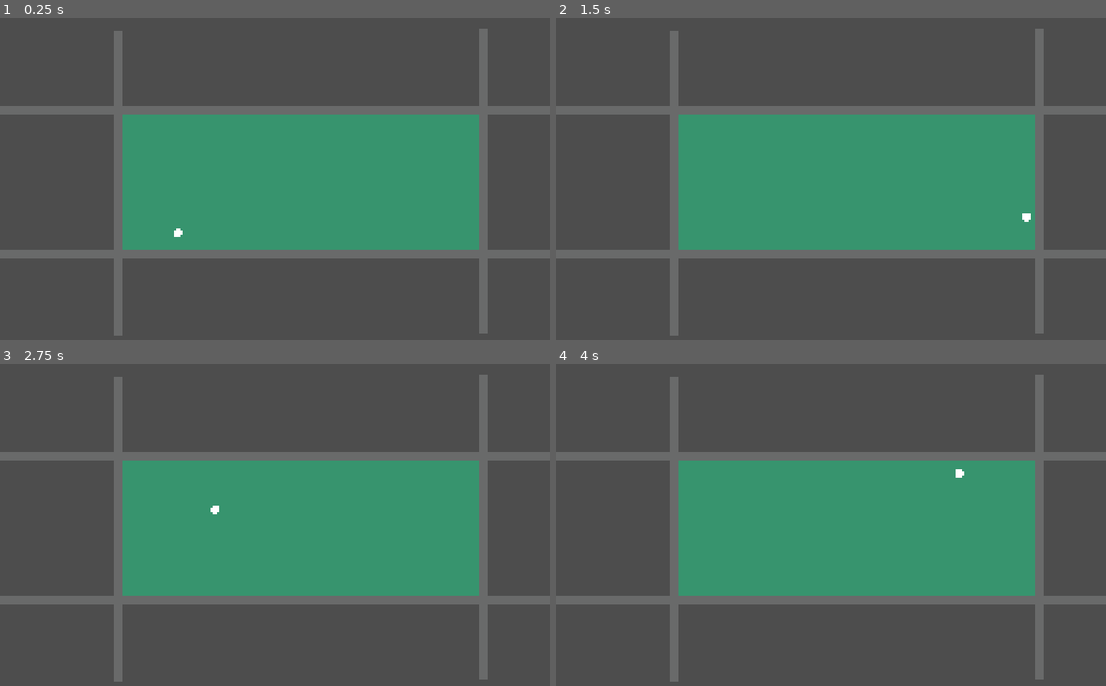
Above: before the commit, frames 1-4 (two rows, left to right).
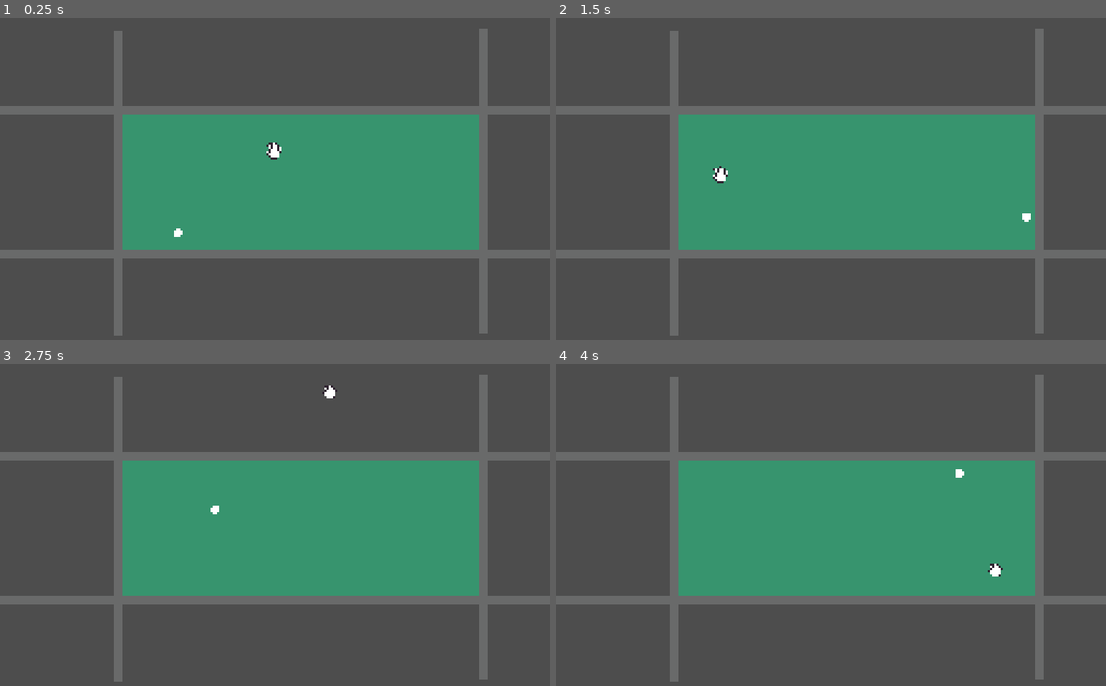
Above: after the commit, the same moments.

Repository: lognasmeow/hole-in-one
Game: Godot game, scene res://Maps/testArea.tscn
The game is run twice, just before and just after one commit, with the same random seed, the same clock (stepped at 60 frames per second) and the same inputs.
Inputs (mouse positions are in pixels of both pictures, inside the frame that each line leads up to):
- Up to frame 1 (0.25 s): no input
- Up to frame 2 (1.5 s): tap Enter at 0.5 s; move the mouse to (952, 127) at 0.52 s; press the mouse at (952, 127) at 0.53 s; tap Space at 1.25 s; move the mouse to (721, 175) at 1.27 s; release the mouse at (721, 175) at 1.28 s; click (721, 175) at 1.35 s
- Up to frame 3 (2.75 s): tap Enter at 2 s; move the mouse to (330, 389) at 2.02 s; press the mouse at (330, 389) at 2.03 s
- Up to frame 4 (4 s): tap Space at 2.75 s; move the mouse to (803, 592) at 2.77 s; release the mouse at (803, 592) at 2.78 s; click (803, 592) at 2.85 s; move the mouse to (996, 570) at 3.52 s; press the mouse at (996, 570) at 3.53 s

The runs differ from the first frame. In frame 1, 0.1% of the frame differs, in the area x 48-52%, y 38-44%; in frame 2, 0.1%; in frame 3, less than 0.1%; in frame 4, less than 0.1%.

Commit message:
back to mouse controls

Diff:
--- a/hole-in-one/Assets/Objects/Course Components/Wall/wall.tscn
+++ b/hole-in-one/Assets/Objects/Course Components/Wall/wall.tscn
@@ -8,6 +8,7 @@
 [node name="Wall" type="StaticBody2D"]
 
 [node name="Sprite2D" type="Sprite2D" parent="."]
+z_index = 1
 scale = Vector2(2, 2)
 texture = ExtResource("1_tu3u3")
 
--- a/hole-in-one/Assets/Objects/Cursor/cursor.tscn
+++ b/hole-in-one/Assets/Objects/Cursor/cursor.tscn
@@ -4,5 +4,7 @@
 [ext_resource type="Script" uid="uid://8yb2nddpsvot" path="res://Assets/Objects/Cursor/cursor.gd" id="2_i1ywj"]
 
 [node name="cursor" type="Sprite2D"]
+z_index = 999
+scale = Vector2(0.25, 0.25)
 texture = ExtResource("1_gw1i7")
 script = ExtResource("2_i1ywj")
--- a/hole-in-one/Assets/Objects/Golf Ball/golfBall.tscn
+++ b/hole-in-one/Assets/Objects/Golf Ball/golfBall.tscn
@@ -7,6 +7,7 @@
 radius = 9.0
 
 [node name="GolfBall" type="CharacterBody2D"]
+z_index = 998
 script = ExtResource("2_l5oey")
 
 [node name="Sprite2D" type="Sprite2D" parent="."]
--- a/hole-in-one/Maps/testArea.tscn
+++ b/hole-in-one/Maps/testArea.tscn
@@ -1,13 +1,13 @@
-[gd_scene load_steps=4 format=3 uid="uid://bx3e86dxgjgnr"]
+[gd_scene load_steps=5 format=3 uid="uid://bx3e86dxgjgnr"]
 
 [ext_resource type="PackedScene" uid="uid://b46m2qm6m650y" path="res://Assets/Objects/Golf Ball/golfBall.tscn" id="1_iocvu"]
 [ext_resource type="PackedScene" uid="uid://duijsmpstus0j" path="res://Assets/Objects/Course Components/Wall/wall.tscn" id="2_rvhc4"]
 [ext_resource type="PackedScene" uid="uid://ctah0p7iam071" path="res://Assets/Objects/Course Components/Ground/ground.tscn" id="3_rvhc4"]
+[ext_resource type="PackedScene" uid="uid://bf0b773fngwss" path="res://Assets/Objects/Cursor/cursor.tscn" id="5_f2qf4"]
 
 [node name="TestArea" type="Node2D"]
 
 [node name="GolfBall" parent="." instance=ExtResource("1_iocvu")]
-z_index = 999
 position = Vector2(83, 150)
 
 [node name="Walls" type="Node2D" parent="."]
@@ -37,3 +37,5 @@
 [node name="Ground" parent="." instance=ExtResource("3_rvhc4")]
 position = Vector2(140, 126.5)
 scale = Vector2(10.5, 4.3125)
+
+[node name="cursor" parent="." instance=ExtResource("5_f2qf4")]
--- a/hole-in-one/project.godot
+++ b/hole-in-one/project.godot
@@ -30,6 +30,11 @@
 "events": [null, Object(InputEventMouseButton,"resource_local_to_scene":false,"resource_name":"","device":-1,"window_id …(259 unchanged characters)…
 ]
 }
+space={
+"deadzone": 0.2,
+"events": [Object(InputEventKey,"resource_local_to_scene":false,"resource_name":"","device":-1,"window_id":0,"alt_pressed":false,"shift_pressed":false,"ctrl_pressed":false,"meta_pressed":false,"pressed":false,"keycode":0,"physical_keycode":32,"key_label":0,"unicode":32,"location":0,"echo":false,"script":null)
+]
+}
 
 [layer_names]
 
